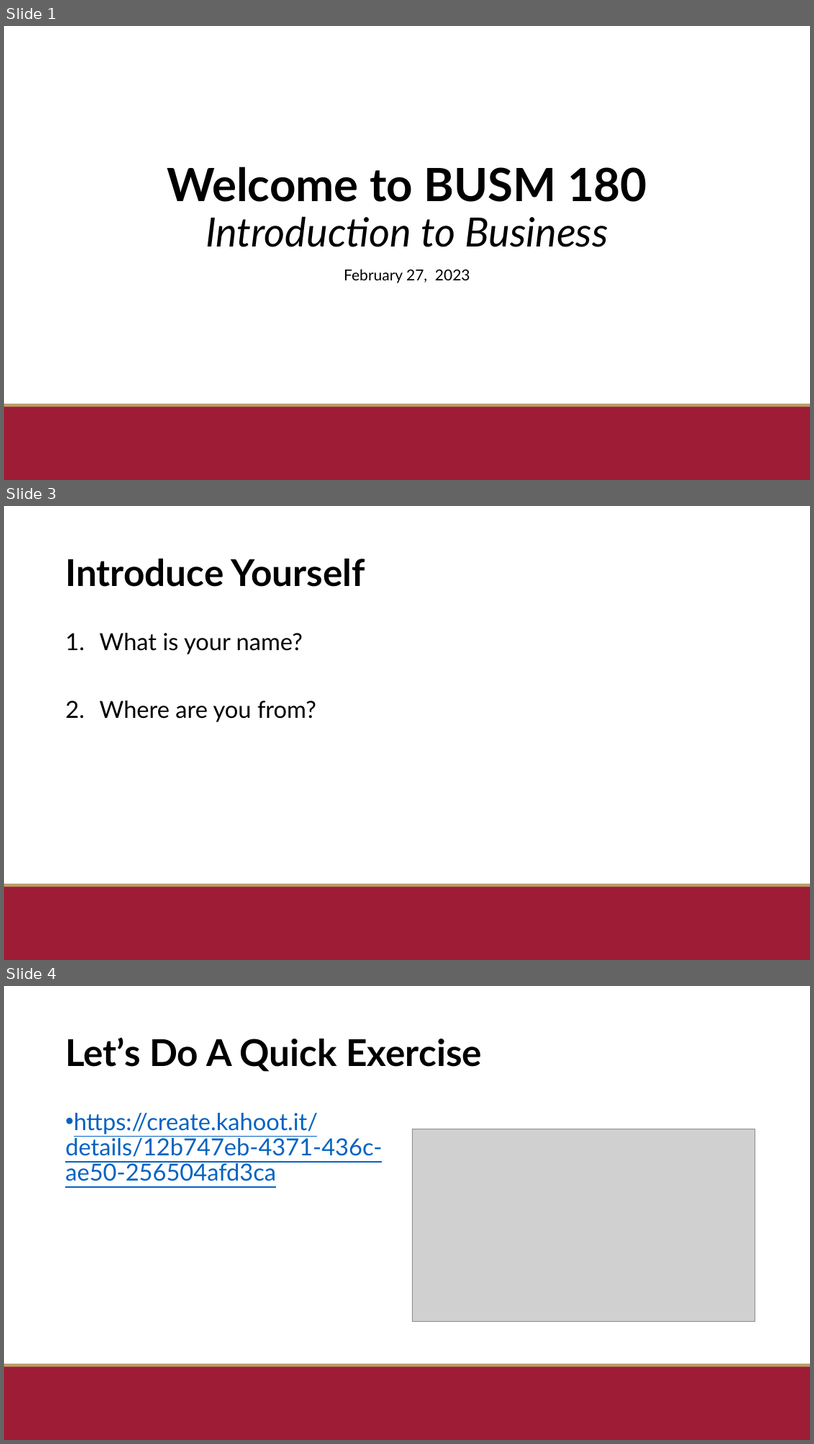
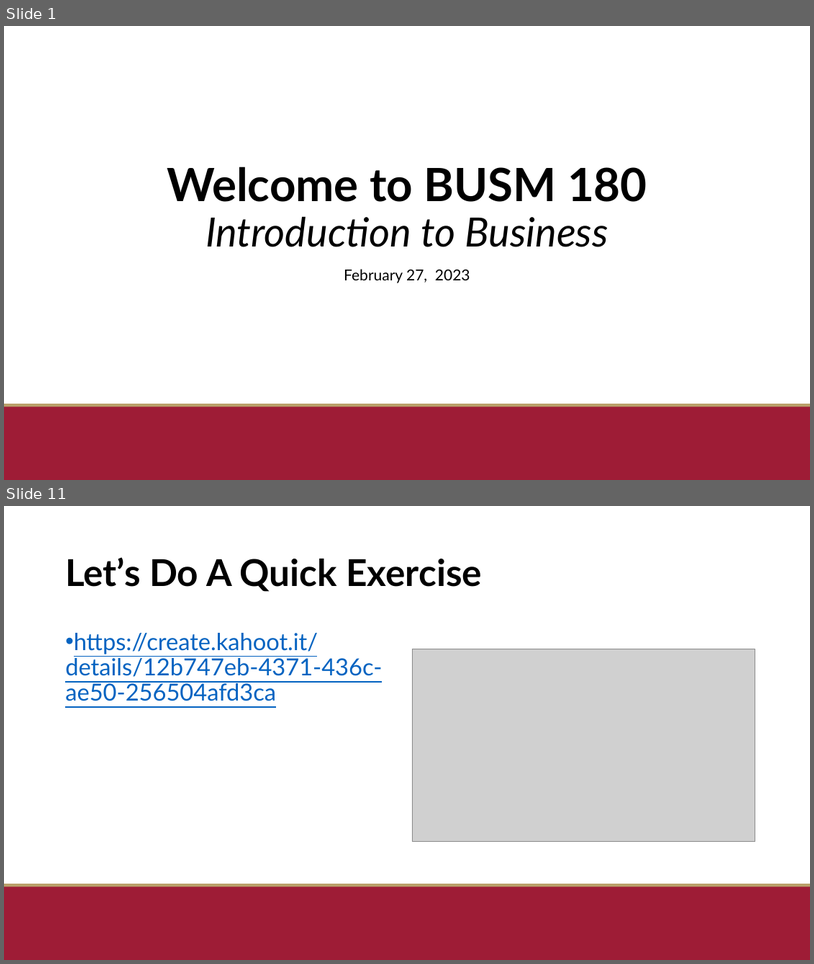
Before and after one commit to c-kevin-kusuma/byuh, a slide deck: BUSM 180 - Kevin Kusuma.pptx. Shown one above the other, each under a label of ours: slides 1, 3 and 4 before the commit, slides 1 and 11 after it; the slides between them are not shown. The pictures are 814x1444 and 814x964 pixels, drawn with LibreOffice and Linux fonts; fonts in the diff are those of the drawing; grey boxes stand for pictures; background and template pictures are left out. Boxes give left, top, right and bottom in pixels: in the first picture for what was removed or moved away, otherwise in the second. Text is boxed around its words. In the diff, an @@ line names an element or a change of style, - is before the commit and + after.

```diff
--- a/BUSM 180 - Kevin Kusuma.pptx
+++ b/BUSM 180 - Kevin Kusuma.pptx
@@ slide 3 removed at [4,506,810,960], background #FFFFFF; not listed: 2 template elements that a slide beside it also shows @@
@@ title removed at [65,559,365,587] @@
-Introduce Yourself
@@ text removed at [100,633,316,722] @@
-1. What is your name?
-2. Where are you from?
@@ what was slide 4 is now slide 11 @@
```
Also in this commit, not shown: 2 slides changed, 6 slides added.
